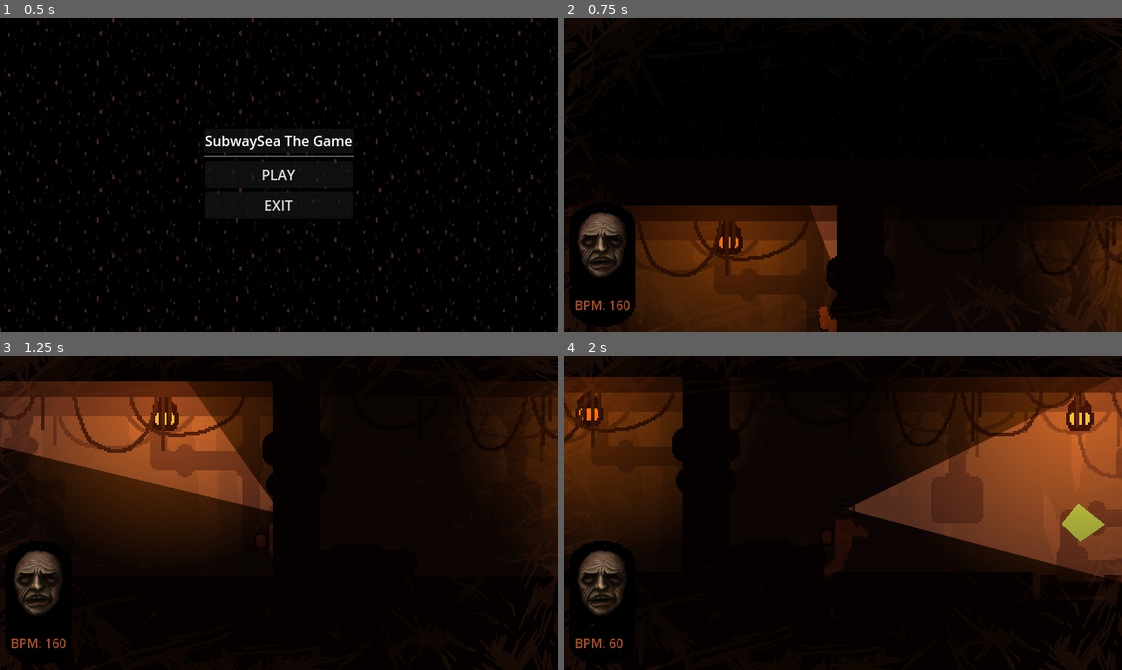
Above: before the commit, frames 1-4 (two rows, left to right).
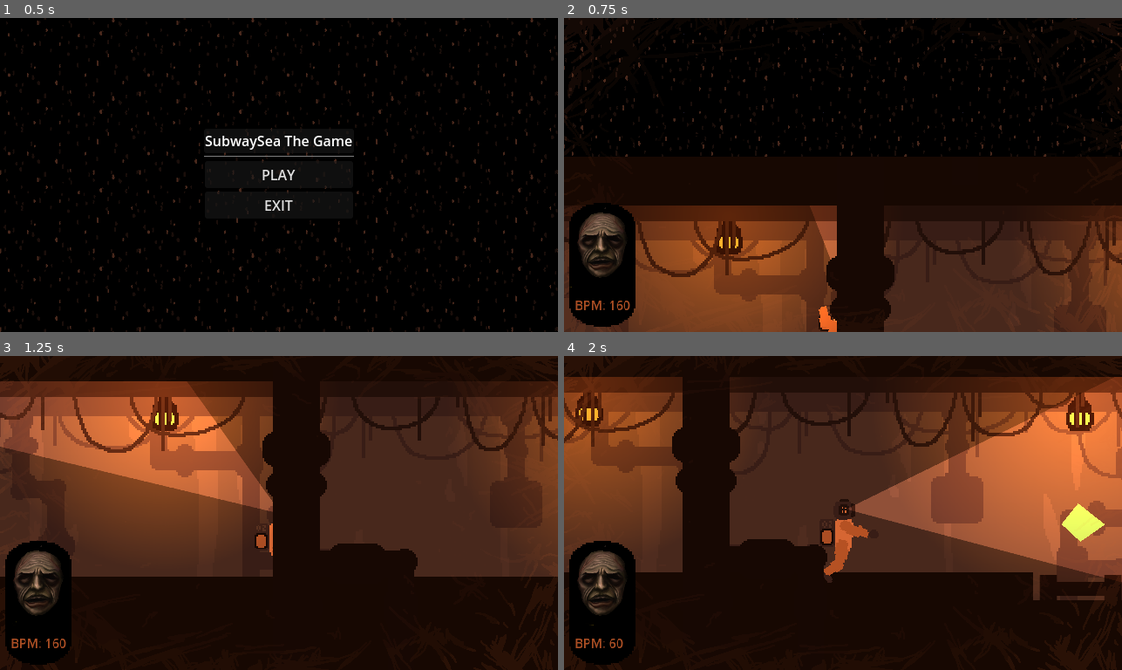
Above: after the commit, the same moments.

Repository: Parker-Vetter/SubwayUnderSea
Game: Godot game, scene res://Scenes/main_menu.tscn
Two runs of this game, one before a commit and one after it. Both use one fixed random seed, a clock stepped at 60 frames per second and the inputs below.
Inputs (mouse positions are in pixels of both pictures, inside the frame that each line leads up to):
- Up to frame 1 (0.5 s): no input
- Up to frame 2 (0.75 s): click "PLAY" at 0.5 s
- Up to frame 3 (1.25 s): no input
- Up to frame 4 (2 s): move the mouse to (965, 497) at 1.27 s; hold D (right) from 1.28 s (still down); tap Space (interact) at 1.35 s

Frame 1 is identical in both runs. In frame 2, 32% of the frame differs, in the area x 0-100%, y 0-100%; in frame 3, 53%; in frame 4, 54%, in the area x 0-100%, y 6-78%.

Commit message:
Uncommented for testing

Diff:
--- a/subwaysea/Scenes/MainScene.tscn
+++ b/subwaysea/Scenes/MainScene.tscn
@@ -541,6 +541,7 @@
 position = Vector2(1928, 791)
 
 [node name="CanvasModulate" type="CanvasModulate" parent="."]
+visible = false
 color = Color(0.188235, 0.133333, 0.117647, 1)
 
 [connection signal="timeout" from="AttackTimer" to="." method="_on_attack_timer_timeout"]
--- a/subwaysea/Scripts/Sanity System/sanity_system.gd
+++ b/subwaysea/Scripts/Sanity System/sanity_system.gd
@@ -2,6 +2,7 @@
 
 @onready var oxygen_system: Node2D = $"../OxygenSystem"
 @onready var face_display: Node2D = $"../FaceDisplay"
+@onready var light_system: Node2D = $"../LightParent"
 
 signal oxygen_multiplier_changed(new_multiplier)
 signal sanity_threshold_reached(threshold)
@@ -41,11 +42,11 @@
 		oxygen_multiplier_changed.emit(multiplier)
 
 func determine_sanity_threshold():
-	#var sanity_threshold
-	#if sanity < 45:
-		#sanity_threshold = "low"
-	#else:
-		#sanity_threshold = "high"
+	var sanity_threshold
+	if sanity < 45:
+		sanity_threshold = "low"
+	else:
+		sanity_threshold = "high"
 	sanity_threshold_reached.emit(sanity)
 
 func _on_sanity_debuff_area_body_entered(body: Node2D) -> void:
